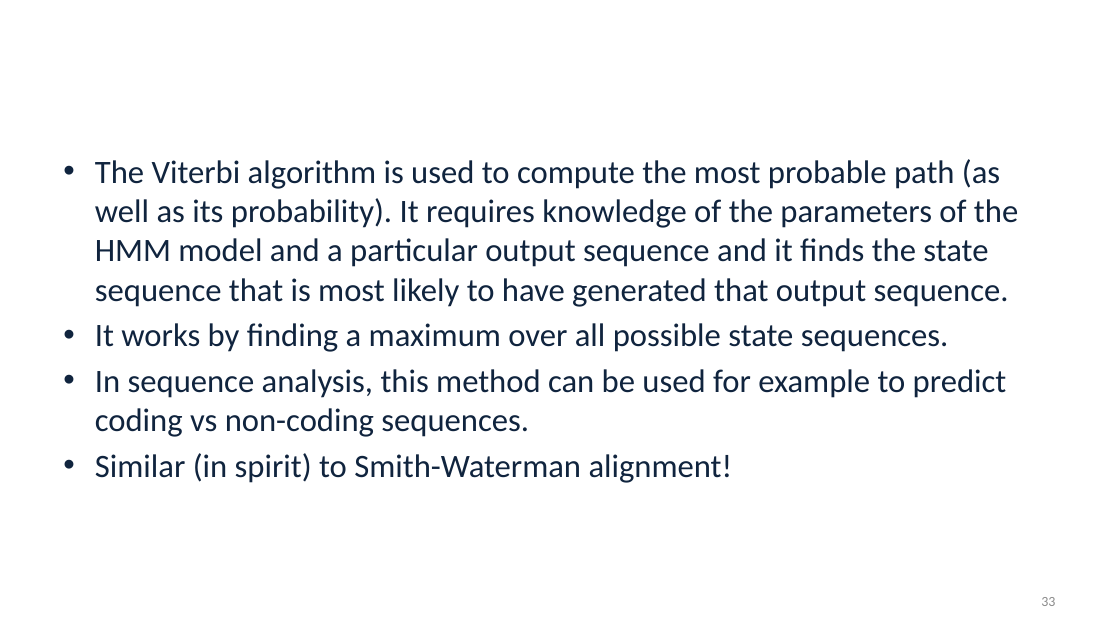
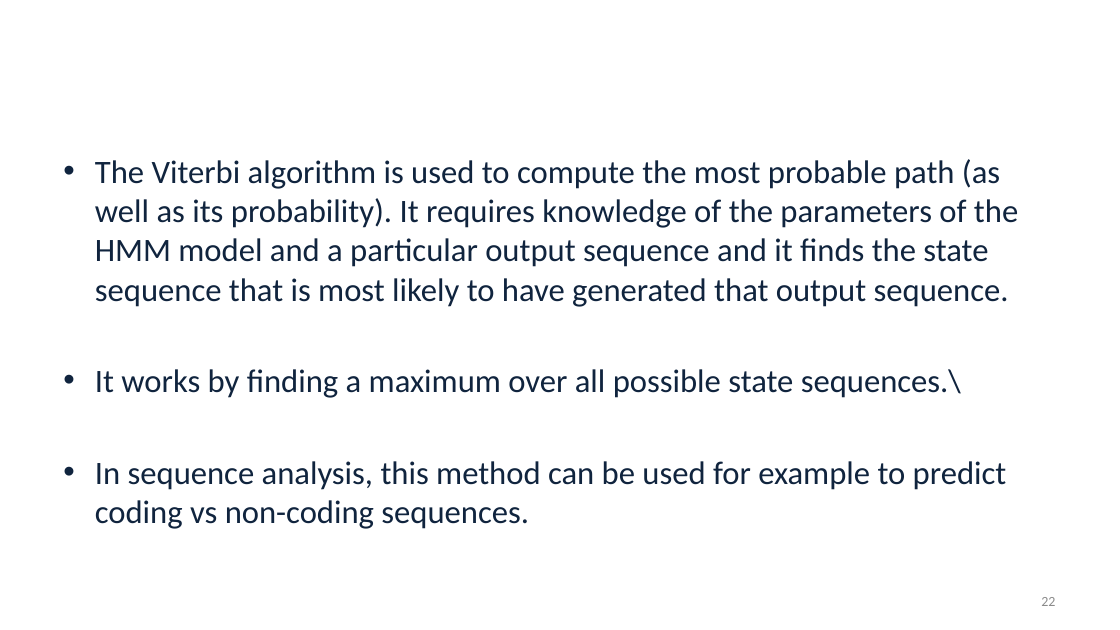
Before and after one commit to alekseyzimin/BME-Algorithms-for-Analysis-of-Genomic-Data, a slide deck: slide 22 of Lectures/Week 12 -- Viterbi Deep Learning.pptx (slide 33 before the commit). Drawn at 1120x630 pixels with LibreOffice and Linux fonts; fonts in the diff are those of the drawing; background and template pictures are left out. Boxes give left, top, right and bottom in pixels: in the first picture for what was removed or moved away, otherwise in the second. Text is boxed around its words. In the diff, an @@ line names an element or a change of style, - is before the commit and + after.

```diff
--- a/Lectures/Week 12 -- Viterbi Deep Learning.pptx
+++ b/Lectures/Week 12 -- Viterbi Deep Learning.pptx
@@ text at (x1=95, y1=369, x2=961, y2=398): text changed @@
-• It works by finding a maximum over all possible state sequences.
+• It works by finding a maximum over all possible state sequences.\
@@ text at (x1=95, y1=453, x2=733, y2=483): paragraph removed @@
-• Similar (in spirit) to Smith-Waterman alignment!
@@ page number at (x1=1041, y1=597, x2=1055, y2=606): text changed @@
-33
+22
```
Also in this commit, not shown: 21 other slides changed, 3 slides added, 11 slides removed.
